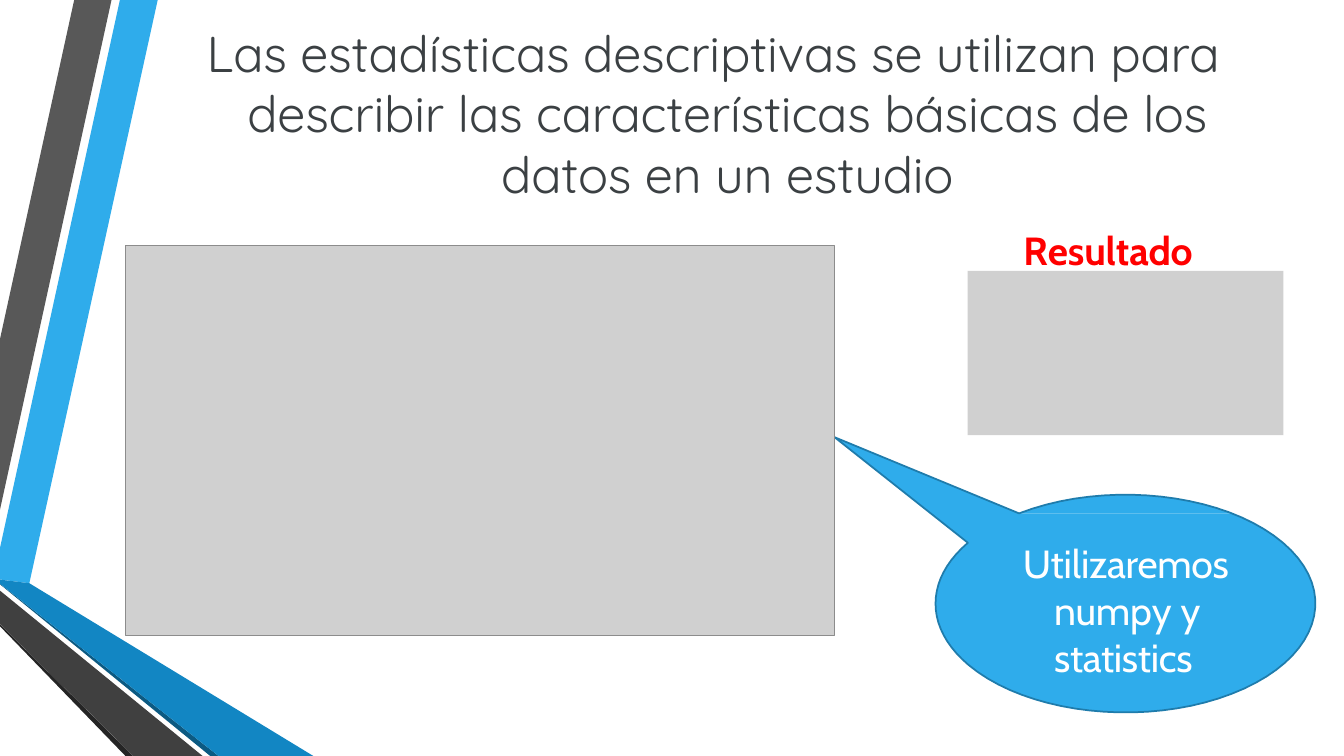
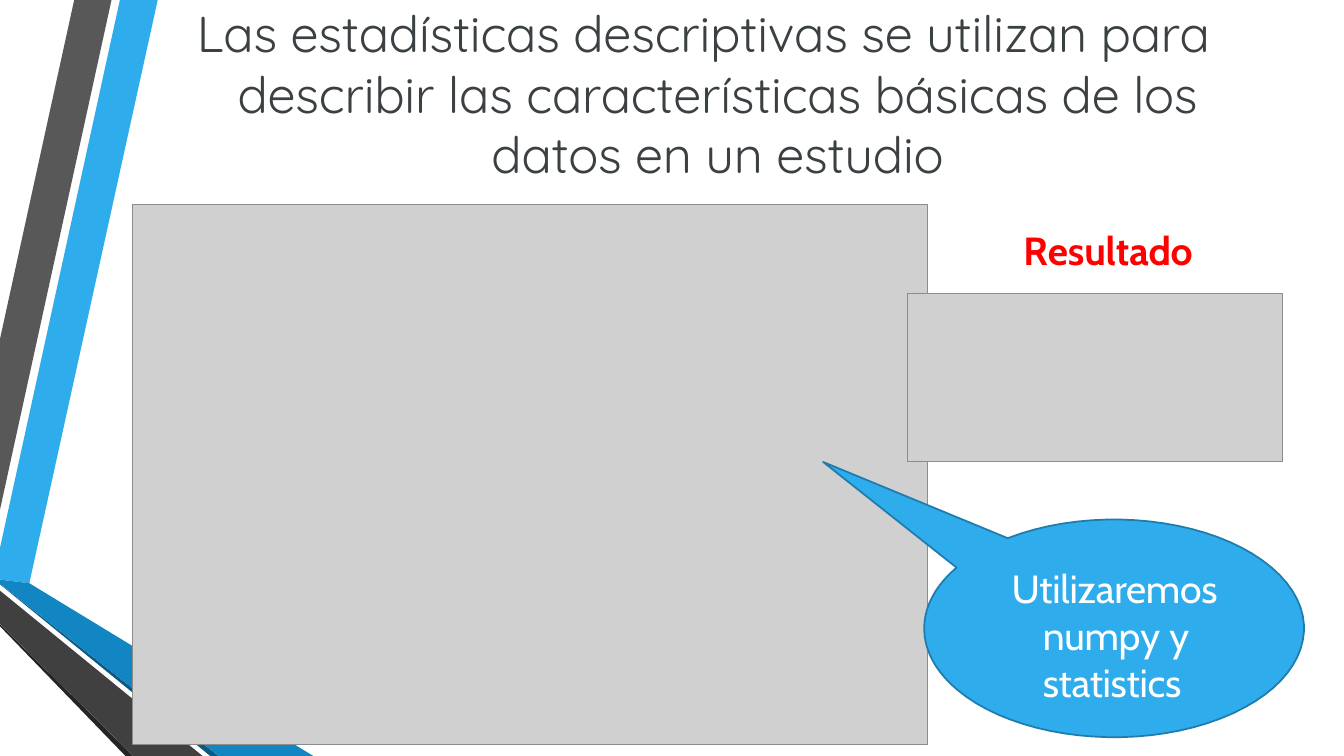
Before and after one commit to lizetheP/Programacion, a slide deck: slide 18 of CalendarioAgo2022/presentaciones/8_ListasNumpy.pptx. Drawn at 1344x756 pixels with LibreOffice and Linux fonts; fonts in the diff are those of the drawing; grey boxes stand for pictures; background and template pictures are left out. Boxes give left, top, right and bottom in pixels: in the first picture for what was removed or moved away, otherwise in the second. Text is boxed around its words. In the diff, an @@ line names an element or a change of style, - is before the commit and + after.

```diff
--- a/CalendarioAgo2022/presentaciones/8_ListasNumpy.pptx
+++ b/CalendarioAgo2022/presentaciones/8_ListasNumpy.pptx
@@ text "Las estadísticas descriptivas se utilizan ...": place and size @@
-text "Las estadísticas descriptivas se utilizan ..." at bbox=[207, 34, 1219, 194]
+text "Las estadísticas descriptivas se utilizan ..." at bbox=[197, 14, 1210, 174]
@@ picture: place and size @@
-picture at bbox=[126, 245, 835, 635]
+picture at bbox=[132, 205, 928, 744]
@@ picture: place and size @@
-picture at bbox=[968, 271, 1284, 436]
+picture at bbox=[907, 294, 1284, 462]
@@ 2 freeform shapes, 1 text: place and size @@
-2 freeform shapes, 1 text at bbox=[835, 438, 1316, 713]
+2 freeform shapes, 1 text at bbox=[824, 462, 1305, 737]
```
Also in this commit, not shown: 28 other files.
